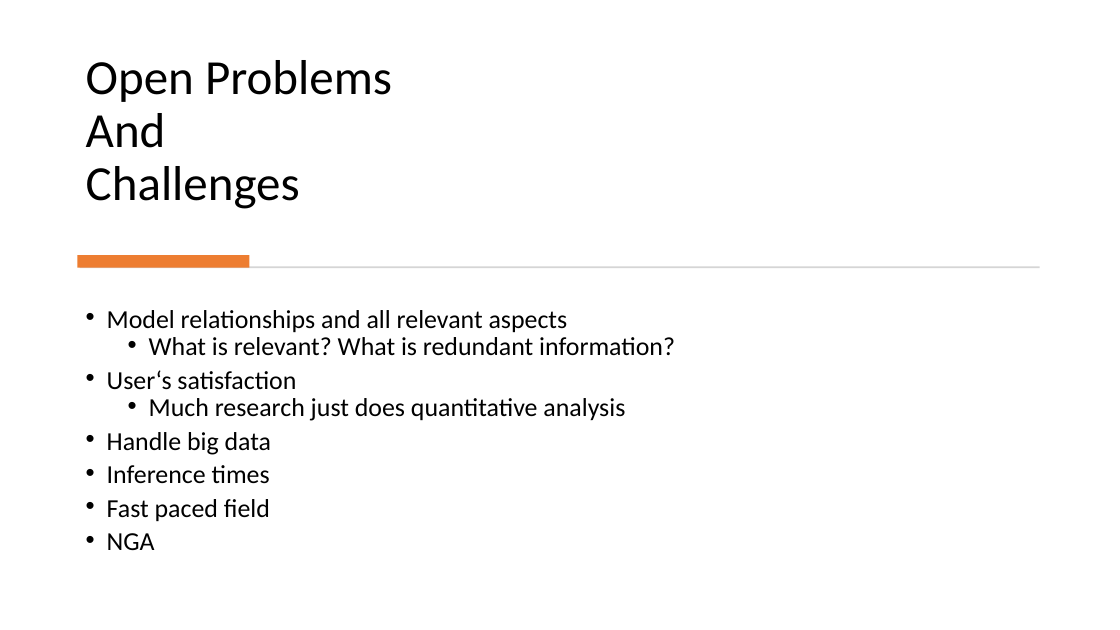
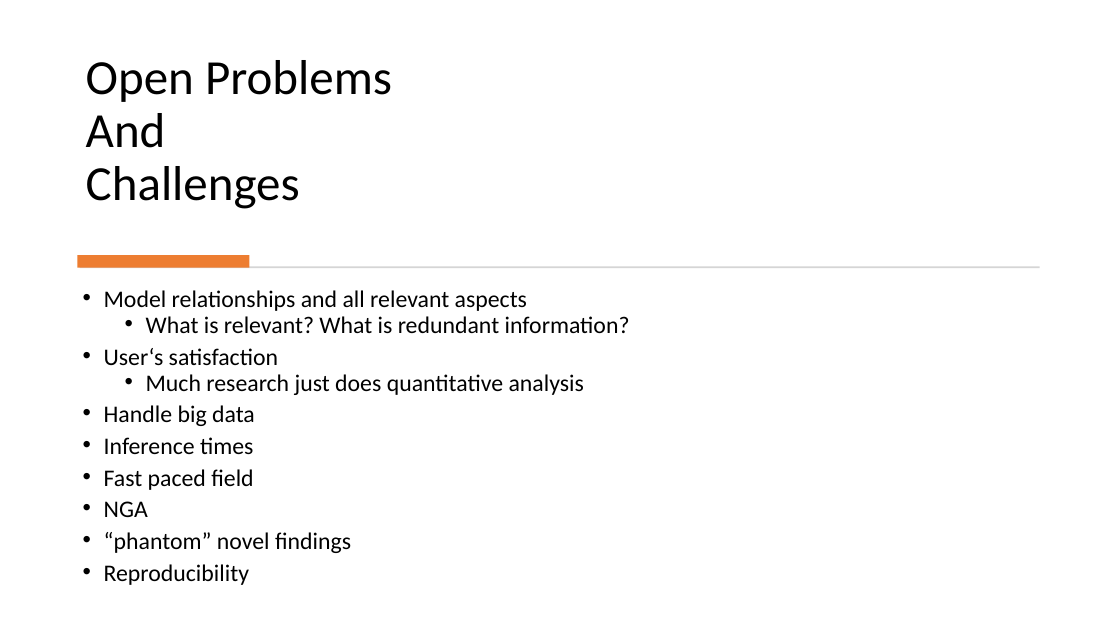
Before and after one commit to stenglx/seminar_ai, a slide deck: slide 9 of State-Of-The-Art Music Recommendation.pptx (slide 8 before the commit). Drawn at 1120x630 pixels with LibreOffice and Linux fonts; fonts in the diff are those of the drawing. Boxes give left, top, right and bottom in pixels: in the first picture for what was removed or moved away, otherwise in the second. Text is boxed around its words. In the diff, an @@ line names an element or a change of style, - is before the commit and + after.

```diff
--- a/State-Of-The-Art Music Recommendation.pptx
+++ b/State-Of-The-Art Music Recommendation.pptx
@@ text "Model relationships and all relevant ..." moved from (x1=107, y1=310, x2=675, y2=550) to (x1=104, y1=290, x2=630, y2=585) @@
@@ text at (x1=104, y1=290, x2=630, y2=517): size 22.2 to 20.4 pt in "Model relationships and all relevant aspects", "What is relevant? What is redundant information?", "User‘s satisfaction", "Much research just does quantitative analysis" and 4 more places @@
@@ text at (x1=104, y1=532, x2=351, y2=585): paragraphs added @@
+• “phantom” novel findings
+• Reproducibility
```
Also in this commit, not shown: 3 other slides changed, 1 slide added.
